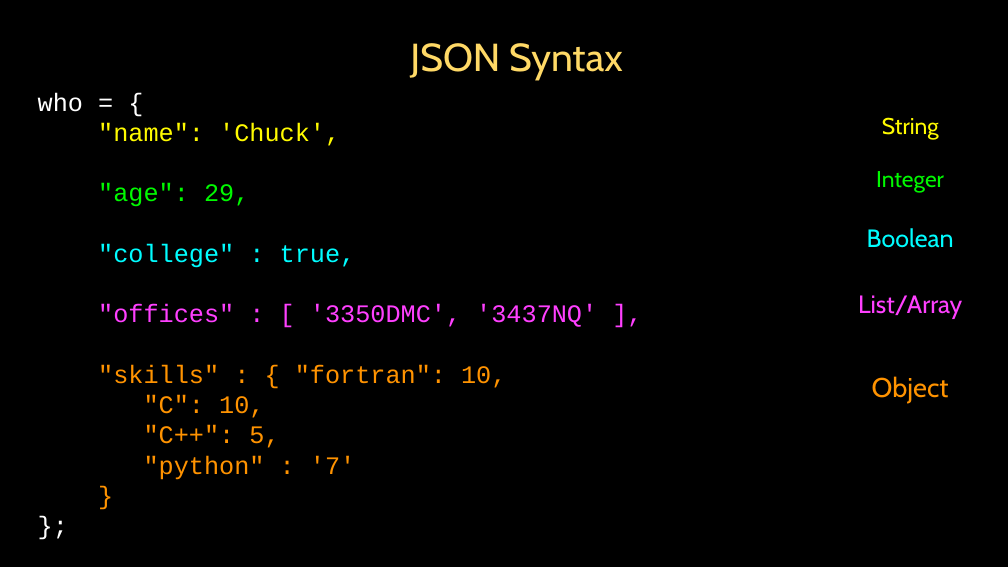
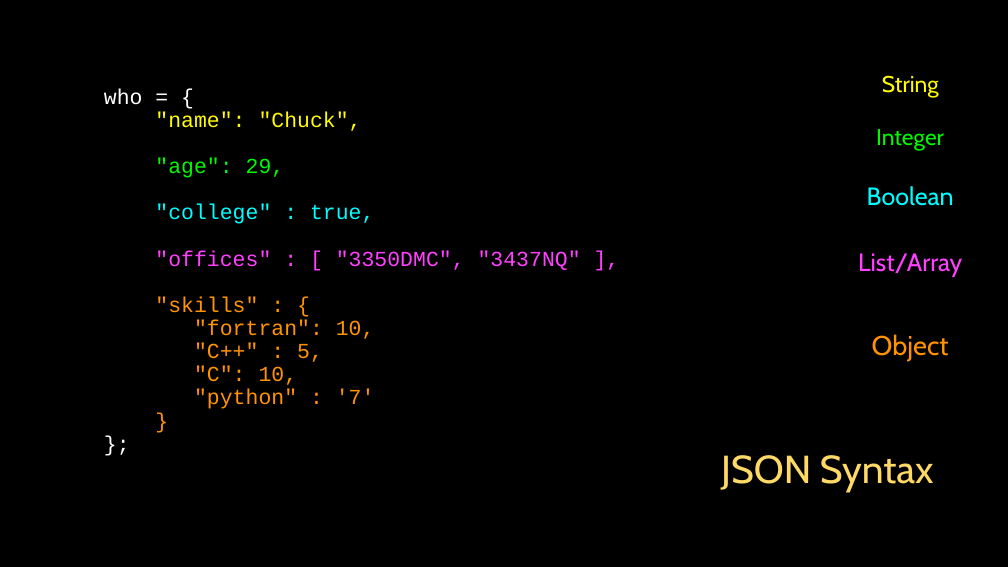
Before and after one commit to csev/dj4e, a slide deck: slide 9 of lectures/JS-04-JSON.ppt. Drawn at 1008x567 pixels with LibreOffice and Linux fonts; fonts in the diff are those of the drawing. Boxes give left, top, right and bottom in pixels: in the first picture for what was removed or moved away, otherwise in the second. Text is boxed around its words. In the diff, an @@ line names an element or a change of style, - is before the commit and + after.

```diff
--- a/lectures/JS-04-JSON.ppt
+++ b/lectures/JS-04-JSON.ppt
@@ free "who = {": place and size @@
-free "who = {" at <box>34,82,973,543</box>
+free "who = {" at <box>101,40,788,502</box>
@@ text in free at <box>104,88,375,409</box>: size 18 to 15.3 pt in "who = {", ""age": 29,", ""college" : true,", ""C": 10," and 3 more places; line spacing 1 to 0.9 @@
@@ text in free at <box>155,112,362,131</box>: text changed; size 18 to 15.3 pt @@
-"name": 'Chuck',
+"name": "Chuck",
@@ text in free at <box>155,250,581,362</box>: text changed; size 18 to 15.3 pt @@
-"offices" : [ '3350DMC', '3437NQ' ],
-"skills" : { "fortran": 10,
+"offices" : [ "3350DMC", "3437NQ" ],
+"skills" : {
+"fortran": 10,
+"C++" : 5,
@@ 5 frees: place and size @@
-5 frees at <box>847,107,973,410</box>
+5 frees at <box>847,66,973,368</box>
@@ text in free at <box>144,425,279,448</box>: paragraph removed @@
-"C++": 5,
@@ free "JSON Syntax": place and size @@
-free "JSON Syntax" at <box>345,31,689,90</box>
+free "JSON Syntax" at <box>655,444,1000,502</box>
```
Also in this commit, not shown: 2 other slides changed, 1 slide added, 1 slide removed, 6 other files.
